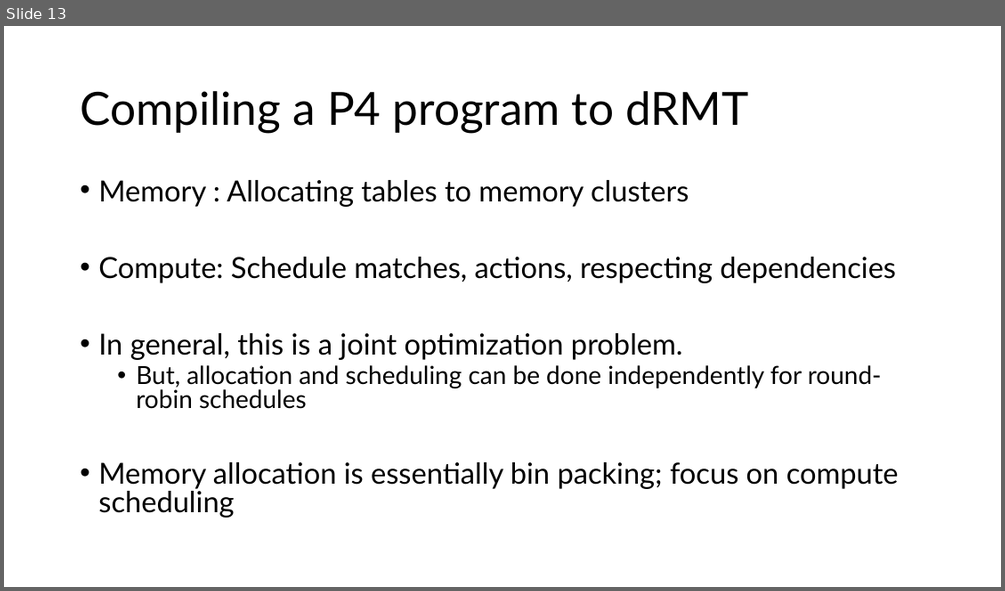
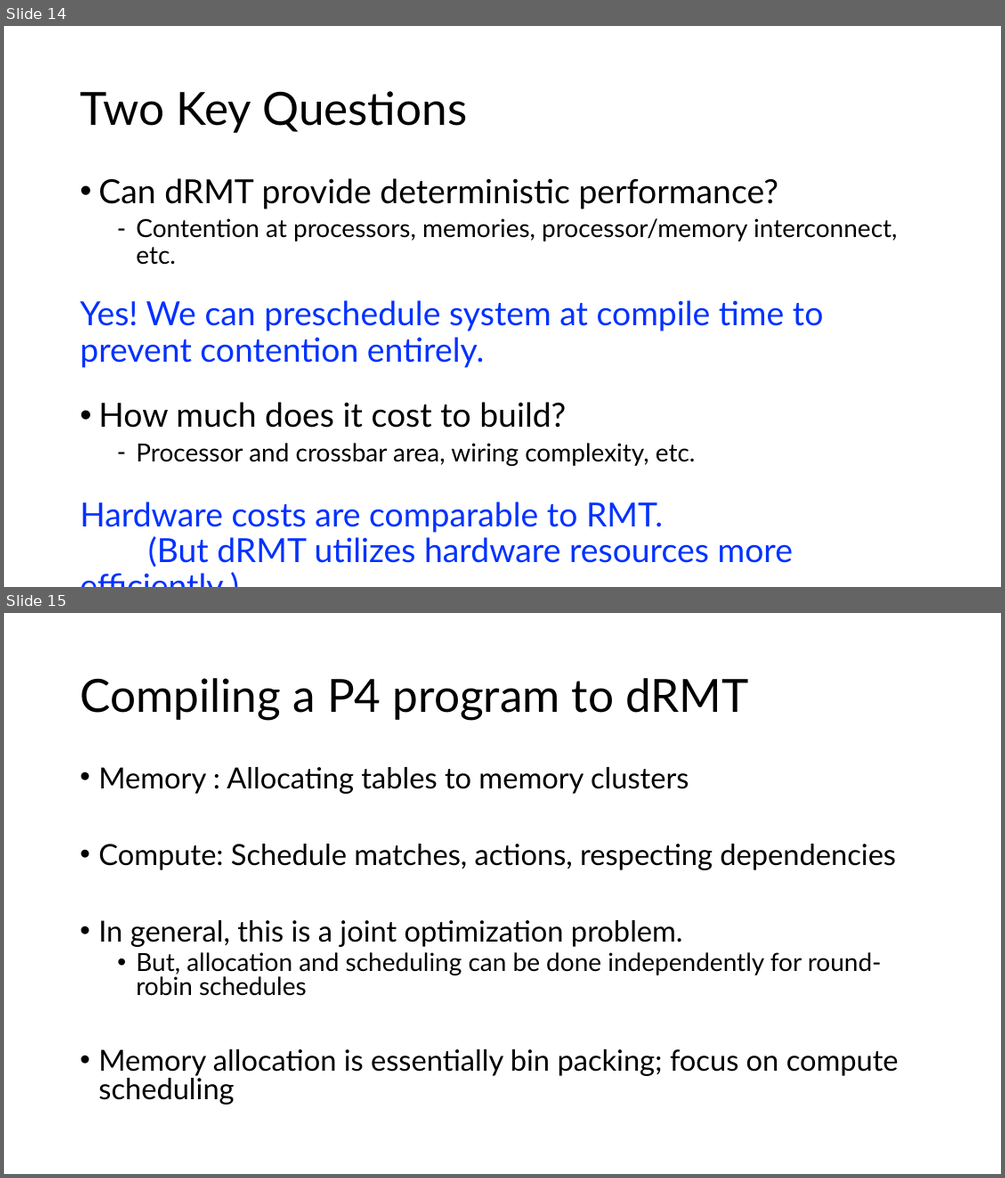
Before and after one commit to anirudhSK/drmt_talk, a slide deck: drmt.pptx. Shown one above the other, each under a label of ours: slide 13 before the commit, slides 14 and 15 after it. The pictures are 1005x591 and 1005x1178 pixels, drawn with LibreOffice and Linux fonts; fonts in the diff are those of the drawing. Boxes give left, top, right and bottom in pixels: in the first picture for what was removed or moved away, otherwise in the second. Text is boxed around its words. In the diff, an @@ line names an element or a change of style, - is before the commit and + after.

```diff
--- a/drmt.pptx
+++ b/drmt.pptx
@@ slide 14 added at (4,26,1001,587), background #FFFFFF @@
@@ title added at (80,91,467,133), 44 pt, text #000000 @@
+Two Key Questions
@@ text added at (80,178,897,567), 32 pt, text #000000 @@
+• Can dRMT provide deterministic performance?
+  – Contention at processors, memories, processor/memory interconnect, etc.
+Yes! We can preschedule system at compile time to prevent contention entirely.
+• How much does it cost to build?
+  – Processor and crossbar area, wiring complexity, etc.
+Hardware costs are comparable to RMT. (But dRMT utilizes hardware resources more efficiently.)
@@ what was slide 13 is now slide 15 @@
```
Also in this commit, not shown: 5 slides changed, 6 other slides added, 5 slides removed.
